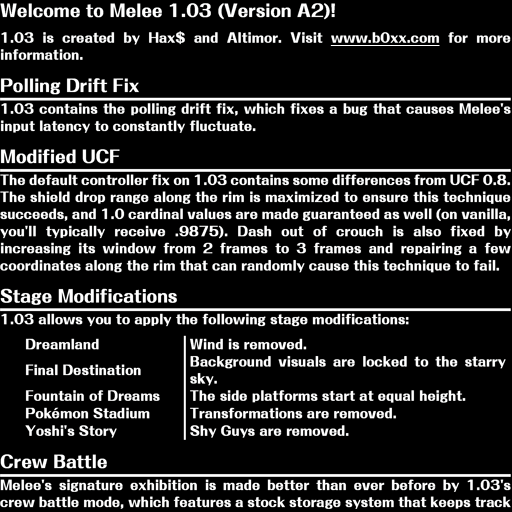
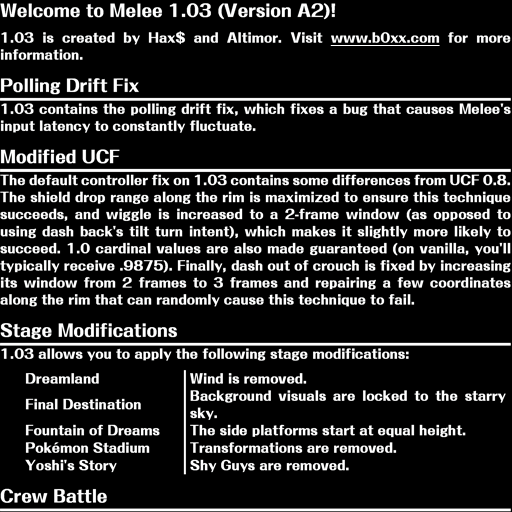
Layers edited between the first and the second 512 × 512 image:
painted on "Layer 1" over [0,3,511,512]
